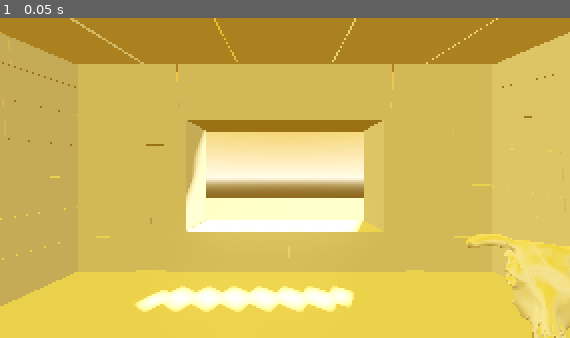
Above: before the commit, frame 1.
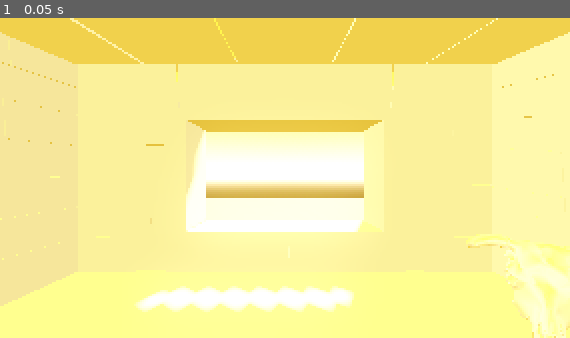
Above: after the commit, the same moment.

Repository: AArthurius/Cross-Worlds-Game-Jam--Pontes
Game: Godot game, scene res://Scenes/main.tscn
Two runs of this game, one before a commit and one after it. Both use one fixed random seed, a clock stepped at 60 frames per second and the inputs below.
Inputs:
- Up to frame 1 (0.05 s): no input

The runs differ from the first frame. In frame 1, 98% of the frame differs, in the area x 0-100%, y 0-100%.

Commit message:
adicionado Shader 3D

Diff:
--- /dev/null
+++ b/Assets/Placeholder/edge_detection.gdshader
@@ -0,0 +1,113 @@
+shader_type spatial;
+render_mode specular_disabled, ambient_light_disabled;
+
+uniform sampler2D DEPTH_TEXTURE : hint_depth_texture, filter_linear_mipmap;
+uniform sampler2D SCREEN_TEXTURE : hint_screen_texture, filter_nearest;
+uniform sampler2D NORMAL_TEXTURE : hint_normal_roughness_texture, filter_nearest;
+
+uniform float lightIntensity = 1.25;
+uniform float lineAlpha = 0.7;
+uniform bool useLighting = true;
+uniform float lineHighlight = 0.2;
+uniform float lineShadow = 0.55;
+
+varying vec2 screenUV;
+varying float lineMask;
+
+
+float GetLinearDepth(vec2 sUV, sampler2D depthTexture, mat4 invProjectionMat, float mask){
+	// Raw depth to linear depth code from:
+	// https://docs.godotengine.org/en/latest/tutorials/shaders/advanced_postprocessing.html
+	float depth = texture(depthTexture, sUV).x * mask;
+	vec3 ndc = vec3(sUV * 2.0 - 1.0, depth);
+    vec4 view = invProjectionMat * vec4(ndc, 1.0);
+	view.xyz /= view.w;
+	return -view.z;
+}
+
+vec3 GetNormal(vec2 uv, sampler2D normalTexture, float mask){
+	vec3 normal = texture(normalTexture, uv).rgb;
+	normal = normal * 2.0 - 1.0 * mask;
+	return normal;
+}
+
+float NormalEdgeIndicator(vec3 normalEdgeBias, vec3 normal, vec3 neighborNormal, float depthDifference){
+	//From Kody King: https://threejs.org/examples/webgl_postprocessing_pixel.html
+	float normalDifference = dot(normal - neighborNormal, normalEdgeBias);
+	float normalIndicator = clamp(smoothstep(-.01, .01, normalDifference), 0.0, 1.0);
+	float depthIndicator = clamp(sign(depthDifference * .25 + .0025), 0.0, 1.0);
+	return (1.0 - dot(normal, neighborNormal)) * depthIndicator * normalIndicator;
+}
+
+void vertex(){
+  POSITION = vec4(VERTEX.xy, 1.0, 1.0);
+}
+
+void fragment() {
+	vec2 texelSize = 1.0 / VIEWPORT_SIZE.xy;
+	screenUV = SCREEN_UV;
+
+	// UV offsets
+	vec2 UVOffsets[4];
+	UVOffsets[0] = SCREEN_UV + vec2(0.0, -1.0) * texelSize;
+	UVOffsets[1] = SCREEN_UV + vec2(0.0, 1.0) * texelSize;
+	UVOffsets[2] = SCREEN_UV + vec2(1.0, 0.0) * texelSize;
+	UVOffsets[3] = SCREEN_UV + vec2(-1.0, 0.0) * texelSize;
+
+	// Using alpha channel (screen roughness) to mask objects to not receive outlines
+	float outlineMask = texture(NORMAL_TEXTURE, SCREEN_UV).a;
+	outlineMask = ceil(outlineMask); // Objects with Roughness = 0 will not have and outline
+
+	// Edge detection with Depth
+	float depthDifference = 0.0;
+	float invDepthDifference = 0.5;
+	float depth = GetLinearDepth(SCREEN_UV, DEPTH_TEXTURE, INV_PROJECTION_MATRIX, outlineMask);
+
+	for (int i = 0; i < UVOffsets.length(); i++){
+		float dOff = GetLinearDepth(UVOffsets[i],DEPTH_TEXTURE, INV_PROJECTION_MATRIX, outlineMask);
+		depthDifference += clamp(dOff - depth, 0.0, 1.0);
+		invDepthDifference += depth - dOff;
+	}
+	invDepthDifference = clamp(invDepthDifference, 0.0, 1.0);
+	invDepthDifference = clamp(smoothstep(0.9, 0.9, invDepthDifference) * 10.0 , 0.0, 1.0);
+	depthDifference = smoothstep(0.25, 0.3, depthDifference);
+
+	// Edge detection with Normals
+	float normalDifference = 0.;
+	vec3 normalEdgeBias = vec3(1.0, 1.0, 1.0);
+	vec3 normal = GetNormal(SCREEN_UV, NORMAL_TEXTURE, outlineMask);
+
+	for (int i = 0; i < UVOffsets.length(); i++){
+		vec3 nOff = GetNormal(UVOffsets[i],NORMAL_TEXTURE, outlineMask);
+		normalDifference += NormalEdgeIndicator(normalEdgeBias, normal, nOff, depthDifference);
+	}
+	normalDifference = smoothstep(0.2, 0.2, normalDifference);
+	normalDifference = clamp(normalDifference - invDepthDifference, 0.0, 1.0);
+
+
+	ALBEDO = texture(SCREEN_TEXTURE, SCREEN_UV).rgb;
+	lineMask = clamp(0.1, lineAlpha, (depthDifference + normalDifference * 5.0));
+
+
+	if (!useLighting){
+		ALBEDO += clamp((normalDifference - depthDifference), 0.0, 1.0) * lineHighlight;
+		ALBEDO -= ALBEDO * depthDifference * lineShadow;
+	}
+}
+
+void light (){
+	if (useLighting){
+		vec4 normal = texture(NORMAL_TEXTURE, screenUV);
+		normal = normal * 2.0 - 1.0;
+
+		// Calculate light direction
+		float dotNL = dot(normal.rgb, LIGHT);
+		dotNL = pow(dotNL, 2.5);
+		dotNL = clamp(dotNL, 0.0, 1.0);
+
+		if(LIGHT_IS_DIRECTIONAL)
+			DIFFUSE_LIGHT += mix(vec3(1.0), dotNL * LIGHT_COLOR * lightIntensity, lineMask);
+	}
+	else
+		DIFFUSE_LIGHT = vec3(1.0);
+}
--- /dev/null
+++ b/Assets/edge_detection.gdshader
@@ -0,0 +1,113 @@
+shader_type spatial;
+render_mode specular_disabled, ambient_light_disabled;
+
+uniform sampler2D DEPTH_TEXTURE : hint_depth_texture, filter_linear_mipmap;
+uniform sampler2D SCREEN_TEXTURE : hint_screen_texture, filter_nearest;
+uniform sampler2D NORMAL_TEXTURE : hint_normal_roughness_texture, filter_nearest;
+
+uniform float lightIntensity = 1.25;
+uniform float lineAlpha = 0.7;
+uniform bool useLighting = true;
+uniform float lineHighlight = 0.2;
+uniform float lineShadow = 0.55;
+
+varying vec2 screenUV;
+varying float lineMask;
+
+
+float GetLinearDepth(vec2 sUV, sampler2D depthTexture, mat4 invProjectionMat, float mask){
+	// Raw depth to linear depth code from:
+	// https://docs.godotengine.org/en/latest/tutorials/shaders/advanced_postprocessing.html
+	float depth = texture(depthTexture, sUV).x * mask;
+	vec3 ndc = vec3(sUV * 2.0 - 1.0, depth);
+    vec4 view = invProjectionMat * vec4(ndc, 1.0);
+	view.xyz /= view.w;
+	return -view.z;
+}
+
+vec3 GetNormal(vec2 uv, sampler2D normalTexture, float mask){
+	vec3 normal = texture(normalTexture, uv).rgb;
+	normal = normal * 2.0 - 1.0 * mask;
+	return normal;
+}
+
+float NormalEdgeIndicator(vec3 normalEdgeBias, vec3 normal, vec3 neighborNormal, float depthDifference){
+	//From Kody King: https://threejs.org/examples/webgl_postprocessing_pixel.html
+	float normalDifference = dot(normal - neighborNormal, normalEdgeBias);
+	float normalIndicator = clamp(smoothstep(-.01, .01, normalDifference), 0.0, 1.0);
+	float depthIndicator = clamp(sign(depthDifference * .25 + .0025), 0.0, 1.0);
+	return (1.0 - dot(normal, neighborNormal)) * depthIndicator * normalIndicator;
+}
+
+void vertex(){
+  POSITION = vec4(VERTEX.xy, 1.0, 1.0);
+}
+
+void fragment() {
+	vec2 texelSize = 1.0 / VIEWPORT_SIZE.xy;
+	screenUV = SCREEN_UV;
+
+	// UV offsets
+	vec2 UVOffsets[4];
+	UVOffsets[0] = SCREEN_UV + vec2(0.0, -1.0) * texelSize;
+	UVOffsets[1] = SCREEN_UV + vec2(0.0, 1.0) * texelSize;
+	UVOffsets[2] = SCREEN_UV + vec2(1.0, 0.0) * texelSize;
+	UVOffsets[3] = SCREEN_UV + vec2(-1.0, 0.0) * texelSize;
+
+	// Using alpha channel (screen roughness) to mask objects to not receive outlines
+	float outlineMask = texture(NORMAL_TEXTURE, SCREEN_UV).a;
+	outlineMask = ceil(outlineMask); // Objects with Roughness = 0 will not have and outline
+
+	// Edge detection with Depth
+	float depthDifference = 0.0;
+	float invDepthDifference = 0.5;
+	float depth = GetLinearDepth(SCREEN_UV, DEPTH_TEXTURE, INV_PROJECTION_MATRIX, outlineMask);
+
+	for (int i = 0; i < UVOffsets.length(); i++){
+		float dOff = GetLinearDepth(UVOffsets[i],DEPTH_TEXTURE, INV_PROJECTION_MATRIX, outlineMask);
+		depthDifference += clamp(dOff - depth, 0.0, 1.0);
+		invDepthDifference += depth - dOff;
+	}
+	invDepthDifference = clamp(invDepthDifference, 0.0, 1.0);
+	invDepthDifference = clamp(smoothstep(0.9, 0.9, invDepthDifference) * 10.0 , 0.0, 1.0);
+	depthDifference = smoothstep(0.25, 0.3, depthDifference);
+
+	// Edge detection with Normals
+	float normalDifference = 0.;
+	vec3 normalEdgeBias = vec3(1.0, 1.0, 1.0);
+	vec3 normal = GetNormal(SCREEN_UV, NORMAL_TEXTURE, outlineMask);
+
+	for (int i = 0; i < UVOffsets.length(); i++){
+		vec3 nOff = GetNormal(UVOffsets[i],NORMAL_TEXTURE, outlineMask);
+		normalDifference += NormalEdgeIndicator(normalEdgeBias, normal, nOff, depthDifference);
+	}
+	normalDifference = smoothstep(0.2, 0.2, normalDifference);
+	normalDifference = clamp(normalDifference - invDepthDifference, 0.0, 1.0);
+
+
+	ALBEDO = texture(SCREEN_TEXTURE, SCREEN_UV).rgb;
+	lineMask = clamp(0.1, lineAlpha, (depthDifference + normalDifference * 5.0));
+
+
+	if (!useLighting){
+		ALBEDO += clamp((normalDifference - depthDifference), 0.0, 1.0) * lineHighlight;
+		ALBEDO -= ALBEDO * depthDifference * lineShadow;
+	}
+}
+
+void light (){
+	if (useLighting){
+		vec4 normal = texture(NORMAL_TEXTURE, screenUV);
+		normal = normal * 2.0 - 1.0;
+
+		// Calculate light direction
+		float dotNL = dot(normal.rgb, LIGHT);
+		dotNL = pow(dotNL, 2.5);
+		dotNL = clamp(dotNL, 0.0, 1.0);
+
+		if(LIGHT_IS_DIRECTIONAL)
+			DIFFUSE_LIGHT += mix(vec3(1.0), dotNL * LIGHT_COLOR * lightIntensity, lineMask);
+	}
+	else
+		DIFFUSE_LIGHT = vec3(1.0);
+}
--- a/Scenes/main.tscn
+++ b/Scenes/main.tscn
@@ -1,5 +1,6 @@
-[gd_scene load_steps=6 format=3 uid="uid://3o1b3o2tyyeg"]
+[gd_scene load_steps=9 format=3 uid="uid://3o1b3o2tyyeg"]
 
+[ext_resource type="Shader" uid="uid://b3f2a7x0hvnjv" path="res://Assets/edge_detection.gdshader" id="1_bo1nx"]
 [ext_resource type="PackedScene" uid="uid://bbb5yqnbfmg13" path="res://Assets/Placeholder/Barraco.fbx" id="1_jjgbg"]
 
 [sub_resource type="ProceduralSkyMaterial" id="ProceduralSkyMaterial_7dm0k"]
@@ -13,10 +14,24 @@
 
 [sub_resource type="Environment" id="Environment_0xm2m"]
 background_mode = 2
+background_energy_multiplier = 1.5
 sky = SubResource("Sky_ig7tw")
 tonemap_mode = 2
 sdfgi_enabled = true
 glow_enabled = true
+
+[sub_resource type="ShaderMaterial" id="ShaderMaterial_8gbba"]
+render_priority = 0
+shader = ExtResource("1_bo1nx")
+shader_parameter/lightIntensity = 1.25
+shader_parameter/lineAlpha = 0.7
+shader_parameter/useLighting = true
+shader_parameter/lineHighlight = 0.2
+shader_parameter/lineShadow = 0.55
+
+[sub_resource type="QuadMesh" id="QuadMesh_jjvhh"]
+flip_faces = true
+size = Vector2(2, 2)
 
 [sub_resource type="PlaneMesh" id="PlaneMesh_7u77a"]
 size = Vector2(18.72, 22.135)
@@ -47,6 +62,11 @@
 transform = Transform3D(1, 0, 0, 0, 1, 0, 0, 0, 1, 0, 1.6256773, 3.8808684)
 fov = 83.74934
 
+[node name="Shader" type="MeshInstance3D" parent="SubViewportContainer/SubViewport/Camera3D"]
+material_override = SubResource("ShaderMaterial_8gbba")
+extra_cull_margin = 16384.0
+mesh = SubResource("QuadMesh_jjvhh")
+
 [node name="Environment" type="Node3D" parent="SubViewportContainer/SubViewport"]
 
 [node name="Chão" type="MeshInstance3D" parent="SubViewportContainer/SubViewport/Environment"]
Not shown, added: Assets/Placeholder/edge_detection.gdshader.uid
Not shown, added: Assets/edge_detection.gdshader.uid
